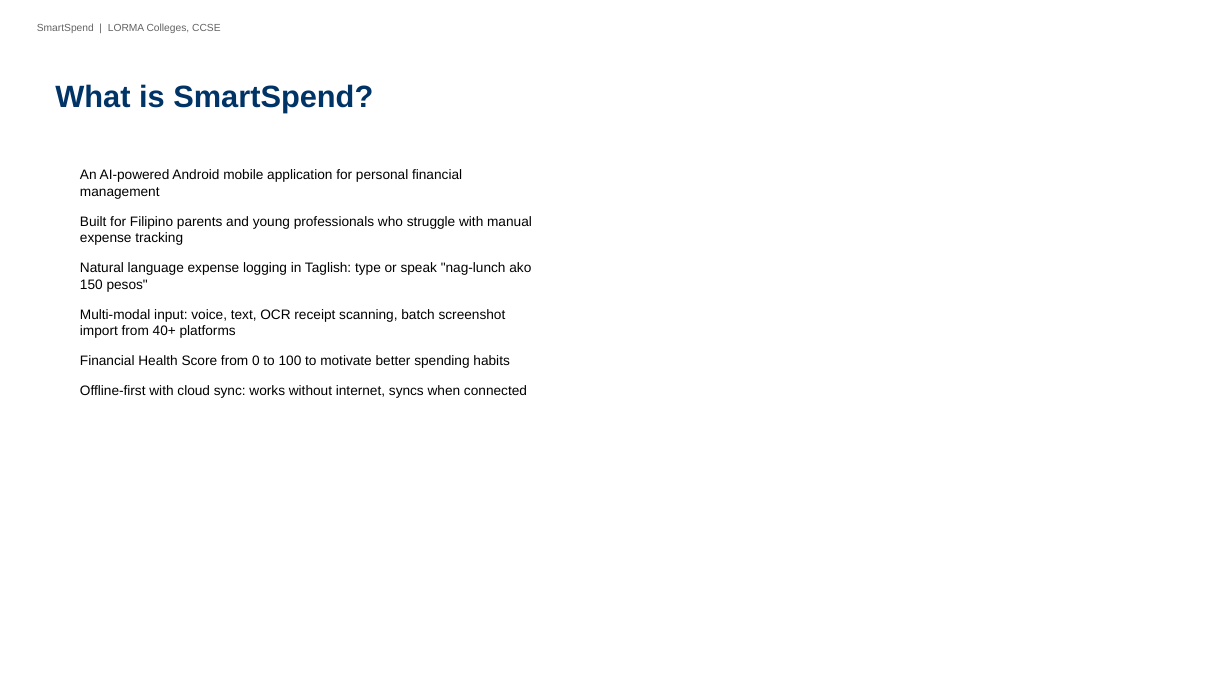
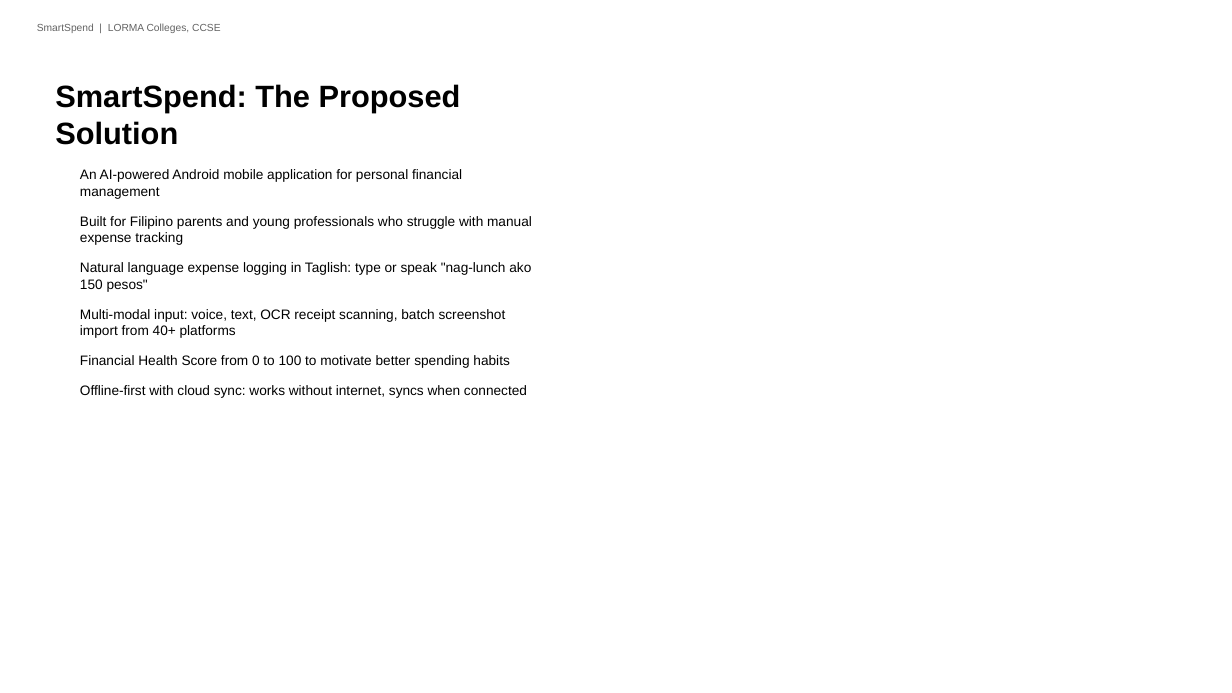
Before and after one commit to Zushikina-kun/smartspend-app, a slide deck: slide 7 of docs/handsoff/FOR_CYRILLE/SmartSpend_Defense.pptx. Drawn at 1232x693 pixels with LibreOffice and Linux fonts; fonts in the diff are those of the drawing. Boxes give left, top, right and bottom in pixels: in the first picture for what was removed or moved away, otherwise in the second. Text is boxed around its words. In the diff, an @@ line names an element or a change of style, - is before the commit and + after.

```diff
--- a/docs/handsoff/FOR_CYRILLE/SmartSpend_Defense.pptx
+++ b/docs/handsoff/FOR_CYRILLE/SmartSpend_Defense.pptx
@@ text at box(55, 84, 461, 145): text changed; text colour #003366 to #000000 @@
-What is SmartSpend?
+SmartSpend: The Proposed Solution
```
Also in this commit, not shown: 3 other files.
